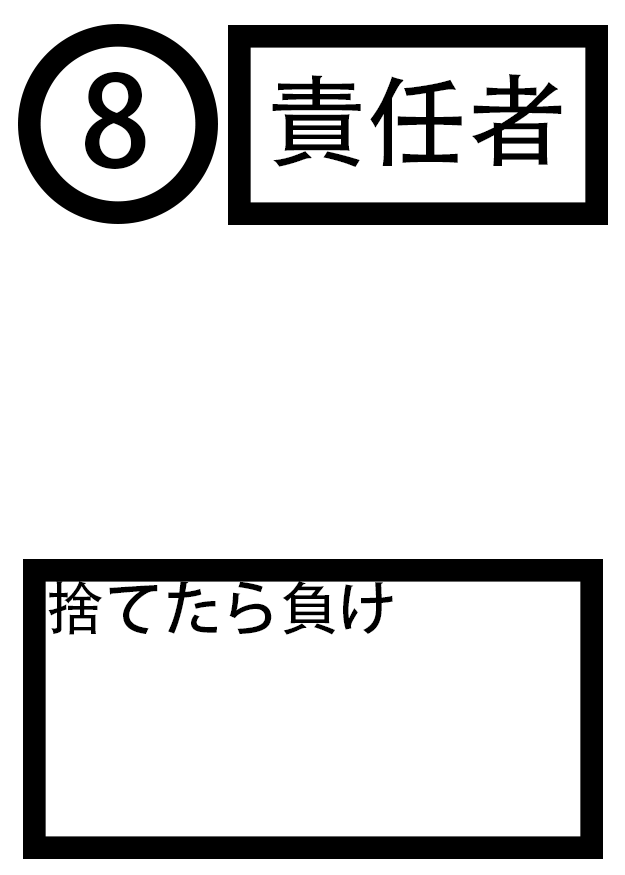
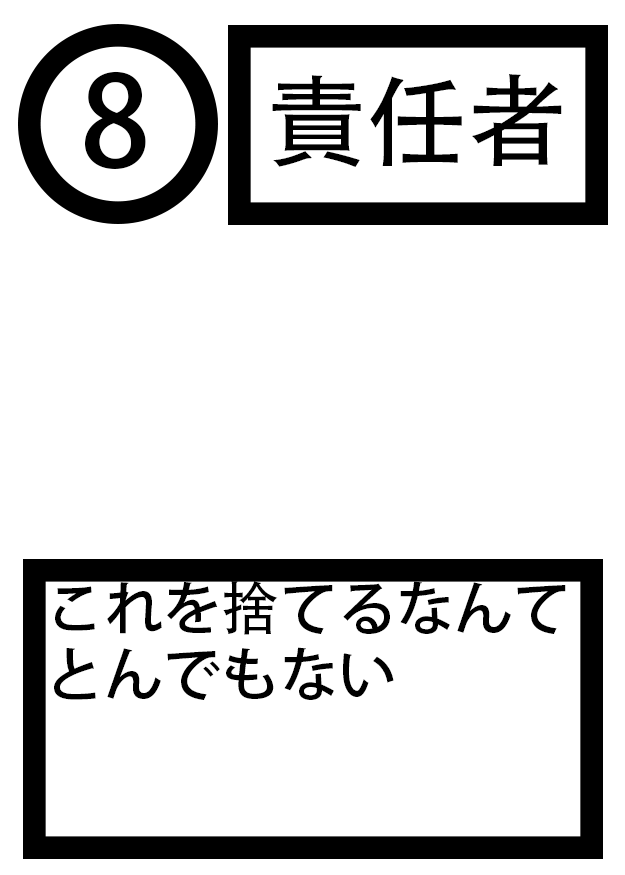
The second w=625, h=875 image is a revision of the first. Changes to its layers:
renamed "捨てたら負け" to "これを捨てるなんてとんでもない", painted on it over [left=48, top=581, right=566, bottom=700]
